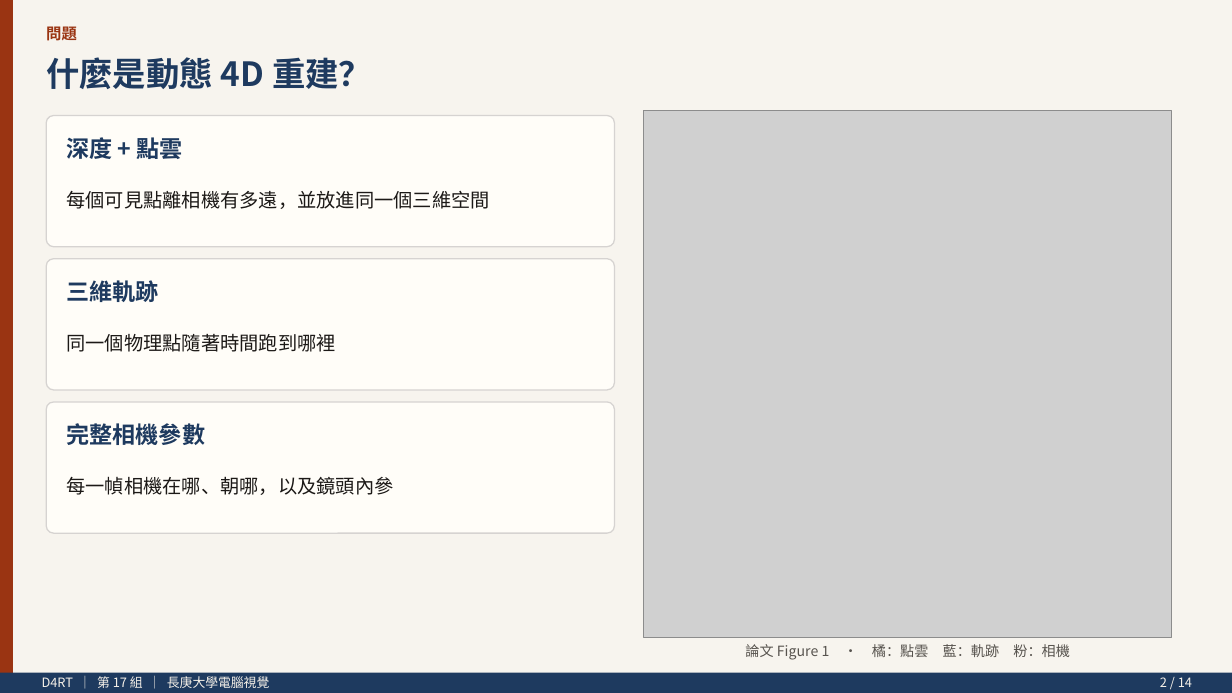
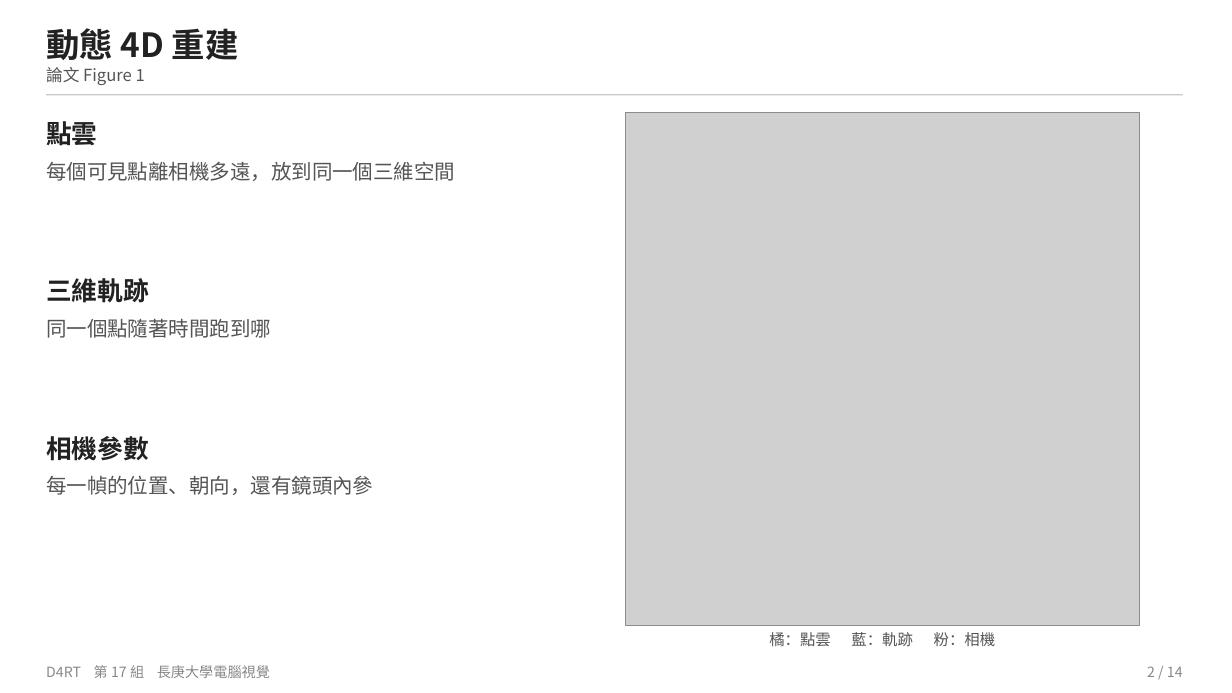
Before and after one commit to soymilk0211/cgu-cv-d4rt-presentation, a slide deck: slide 2 of D4RT_簡報.pptx. Drawn at 1232x693 pixels with LibreOffice and Linux fonts; fonts in the diff are those of the drawing; grey boxes stand for pictures. Boxes give left, top, right and bottom in pixels: in the first picture for what was removed or moved away, otherwise in the second. Text is boxed around its words. In the diff, an @@ line names an element or a change of style, - is before the commit and + after.

Commit message:
Revise slides and scripts for a plainer classroom tone
Shorter on-slide keywords, paper figures as the main content,
and a comparison of what is new versus prior methods, including
the cases D4RT does not win.

```diff
--- a/D4RT_簡報.pptx
+++ b/D4RT_簡報.pptx
@@ rectangle removed at box(0, 0, 1232, 693) @@
@@ rectangle removed at box(0, 0, 13, 693) @@
@@ text at box(46, 28, 239, 60): text changed; text colour #1E3A5F to #222222 @@
-什麼是動態 4D 重建？
+動態 4D 重建
@@ text removed at box(46, 24, 77, 44) @@
-問題
@@ text added at box(46, 67, 145, 85), 13 pt, text #555555 @@
+論文 Figure 1
@@ text at box(46, 117, 97, 150): text changed; size 18 to 20 pt; text colour #1E3A5F to #222222 @@
-深度 + 點雲
+點雲
@@ rounded rectangle removed at box(46, 116, 615, 247) @@
@@ rectangle added at box(46, 94, 1183, 95), fill #C8C8C8 @@
@@ picture: place and size @@
-picture at box(644, 111, 1173, 638)
+picture at box(626, 113, 1141, 626)
@@ text at box(46, 162, 455, 181): text changed; size 15 to 16 pt; text colour #1C1917 to #555555 @@
-每個可見點離相機有多遠，並放進同一個三維空間
+每個可見點離相機多遠，放到同一個三維空間
@@ rounded rectangle removed at box(46, 259, 615, 390) @@
@@ text "三維軌跡": place and size @@
-text "三維軌跡" at box(66, 280, 158, 302)
+text "三維軌跡" at box(46, 278, 149, 303)
@@ text "三維軌跡" at box(46, 278, 149, 303): size 18 to 20 pt, text colour #1E3A5F to #222222; vertical alignment middle to top @@
@@ text at box(46, 318, 271, 338): text changed; size 15 to 16 pt; text colour #1C1917 to #555555 @@
-同一個物理點隨著時間跑到哪裡
+同一個點隨著時間跑到哪
@@ rounded rectangle removed at box(46, 402, 615, 533) @@
@@ text at box(46, 436, 149, 461): text changed; size 18 to 20 pt; text colour #1E3A5F to #222222 @@
-完整相機參數
+相機參數
@@ vertical alignment middle to top in 8 elements at box(46, 665, 270, 678), box(46, 162, 455, 181), box(46, 318, 271, 338), box(769, 632, 996, 646), box(46, 436, 149, 461), box(46, 28, 239, 60), box(46, 117, 97, 150), box(46, 475, 373, 495) @@
@@ text at box(46, 475, 373, 495): text changed; size 15 to 16 pt; text colour #1C1917 to #555555 @@
-每一幀相機在哪、朝哪，以及鏡頭內參
+每一幀的位置、朝向，還有鏡頭內參
@@ text at box(769, 632, 996, 646): text changed; size 11 to 12 pt; text colour #57534E to #555555 @@
-論文 Figure 1 · 橘：點雲 藍：軌跡 粉：相機
+橘：點雲 藍：軌跡 粉：相機
@@ rectangle removed at box(0, 673, 1232, 693) @@
@@ text at box(46, 665, 270, 678): text changed; size 10 to 11 pt; text colour #F5F0E8 to #888888 @@
-D4RT ｜ 第 17 組 ｜ 長庚大學電腦視覺
+D4RT 第 17 組 長庚大學電腦視覺
@@ text "2 / 14": place and size @@
-text "2 / 14" at box(1160, 677, 1192, 687)
+text "2 / 14" at box(1147, 666, 1183, 677)
@@ text "2 / 14" at box(1147, 666, 1183, 677): size 10 to 11 pt, text colour #F5F0E8 to #888888; vertical alignment middle to top @@
```
Also in this commit, not shown: 12 other slides changed, 1 slide added, 1 slide removed, 4 other files.
